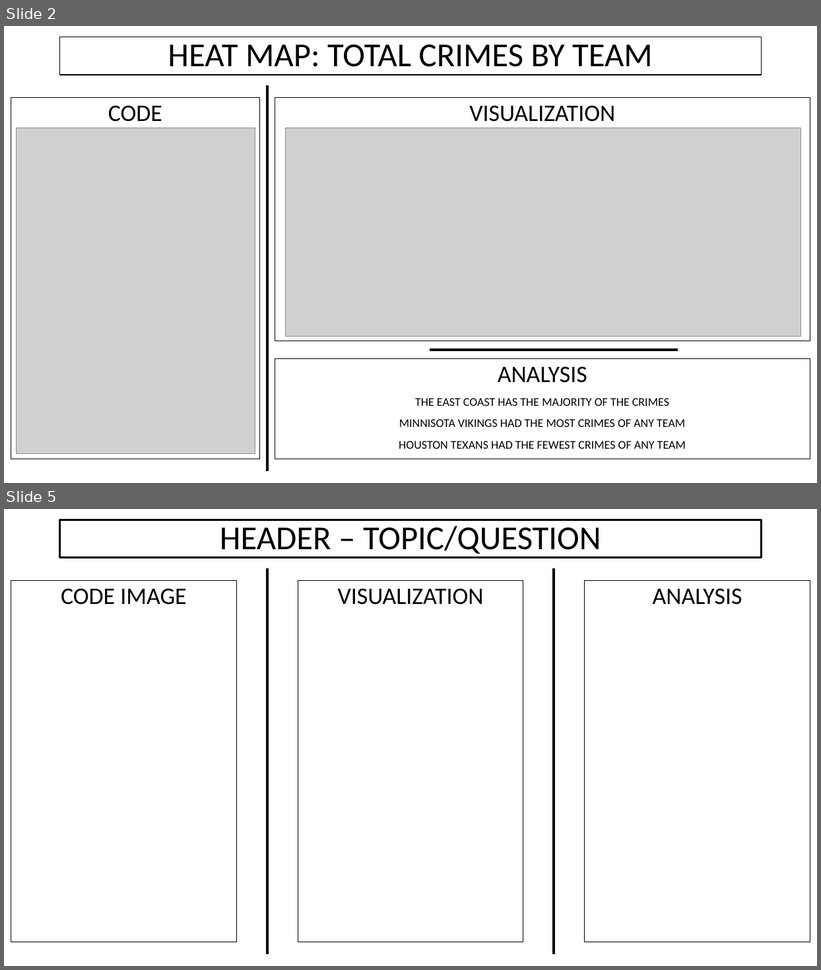
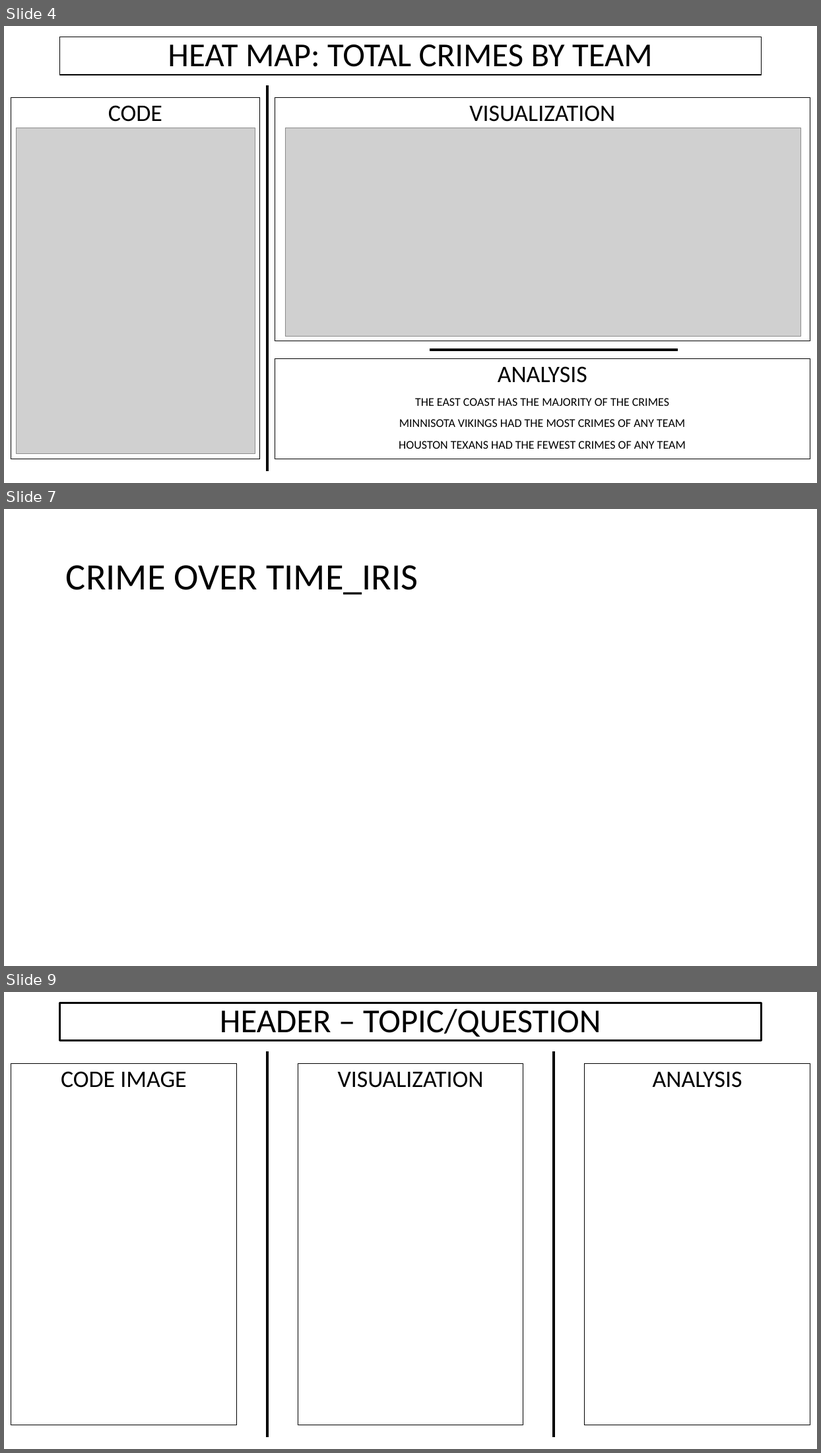
Before and after one commit to alecslaney/project2, a slide deck: CHADS_CODING/CRIME + NFL.pptx. Shown one above the other, each under a label of ours: slides 2 and 5 before the commit, slides 4, 7 and 9 after it; the slides between them are not shown. The pictures are 821x970 and 821x1453 pixels, drawn with LibreOffice and Linux fonts; fonts in the diff are those of the drawing; grey boxes stand for pictures. Boxes give left, top, right and bottom in pixels: in the first picture for what was removed or moved away, otherwise in the second. Text is boxed around its words. In the diff, an @@ line names an element or a change of style, - is before the commit and + after.

```diff
--- a/CHADS_CODING/CRIME + NFL.pptx
+++ b/CHADS_CODING/CRIME + NFL.pptx
@@ slide 7 added at bbox=[4, 509, 817, 966], background #FFFFFF @@
@@ title added at bbox=[66, 565, 418, 595], 44 pt, text #000000 @@
+CRIME OVER TIME_IRIS
@@ what was slide 2 is now slide 4 @@
@@ what was slide 5 is now slide 9 @@
```
Also in this commit, not shown: 6 other slides added, 2 slides removed.
